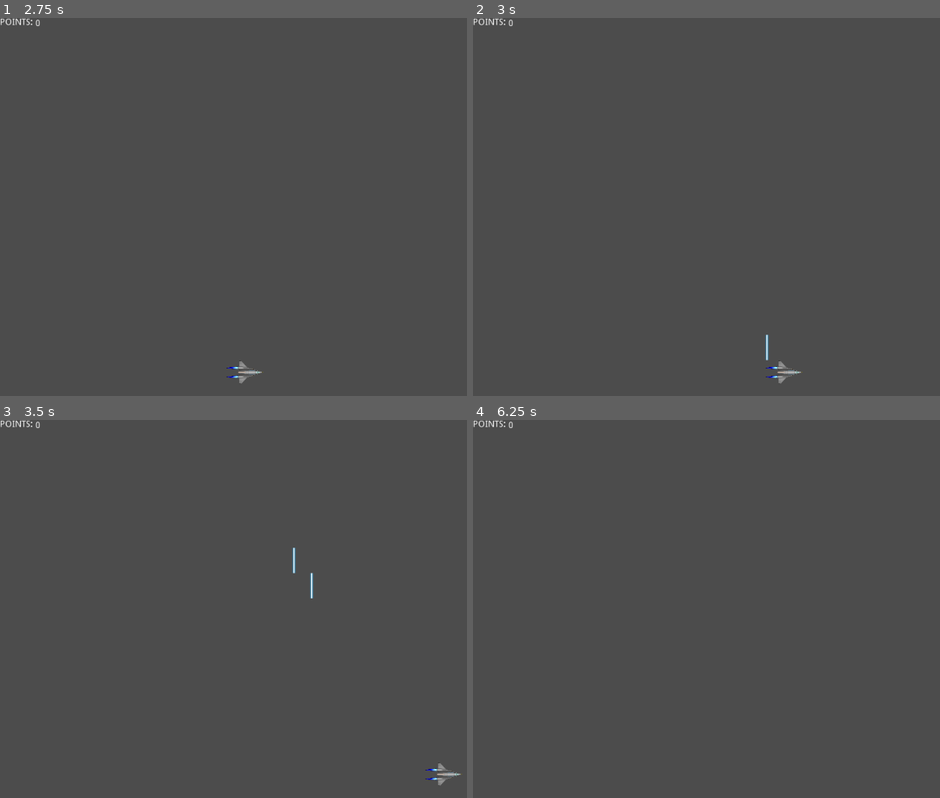
Above: before the commit, frames 1-4 (two rows, left to right).
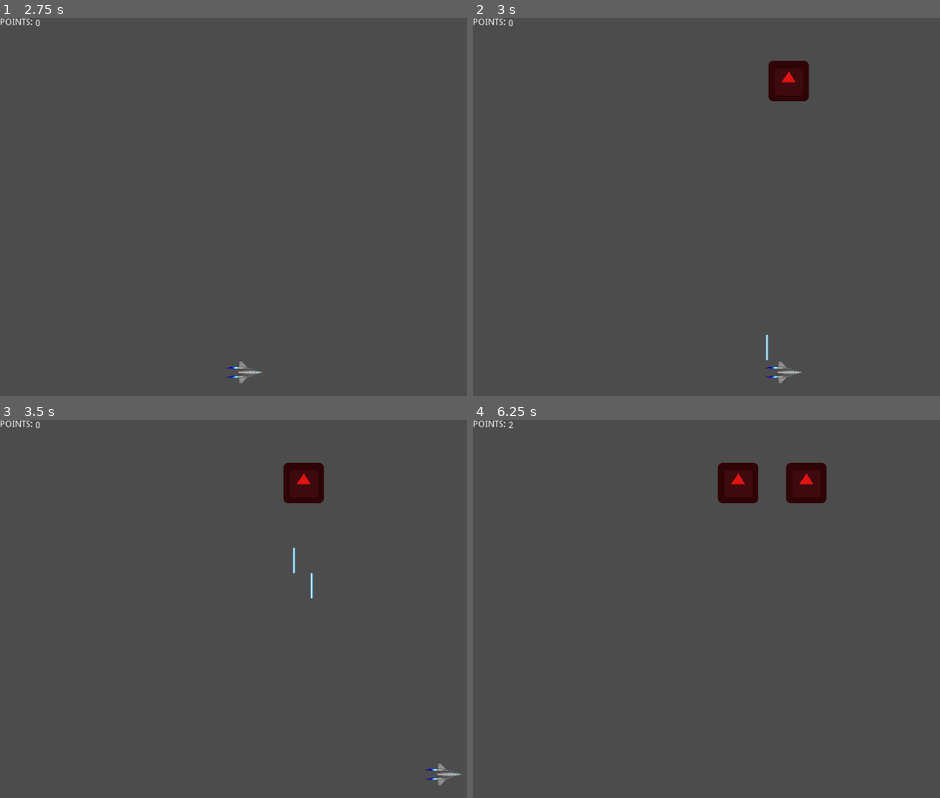
Above: after the commit, the same moments.

Repository: devGameJavali/Boar-Invaders
Game: Godot game, scene res://Root.tscn
The game is run twice, just before and just after one commit, with the same random seed, the same clock (stepped at 60 frames per second) and the same inputs. The project has no main scene, so this scene is started directly. The engine's default icon, where the game draws it, is replaced by a stand-in: a white triangle on a blue panel in a dark square.
Inputs (mouse positions are in pixels of both pictures, inside the frame that each line leads up to):
- Up to frame 1 (2.75 s): tap Enter at 0.5 s; move the mouse to (466, 188) at 0.52 s; hold Right (ui_right) 0.53-1.28 s; click (466, 188) at 0.67 s; move the mouse to (196, 225) at 1.27 s; hold Left (ui_left) 1.28-2.03 s; move the mouse to (387, 123) at 2.02 s; hold Right (ui_right) from 2.03 s (still down)
- Up to frame 2 (3 s): keep holding Right (ui_right); tap Space at 2.75 s; move the mouse to (762, 282) at 2.77 s; click (762, 282) at 2.92 s
- Up to frame 3 (3.5 s): keep holding Right (ui_right)
- Up to frame 4 (6.25 s): move the mouse to (outside the picture) at 3.52 s; release Right (ui_right) at 3.53 s; hold Left (ui_left) 3.53-5.78 s; move the mouse to (603, 552) at 4.27 s; move the mouse to (827, 609) at 5.02 s; click (827, 609) at 5.17 s; move the mouse to (697, 514) at 5.77 s; hold Right (ui_right) from 5.78 s (still down)

Frame 1 is identical in both runs. In frame 2, 0.9% of the frame differs, in the area x 63-72%, y 11-23%; in frame 3, 0.9%; in frame 4, 1.9%, in the area x 7-76%, y 0-23%.

Commit message:
Tentei fazer tween

Diff:
--- a/Enemy.gd
+++ b/Enemy.gd
@@ -1,15 +1,19 @@
 extends KinematicBody2D
-
-func _physics_process(delta):
-	var move = randi()%20
-	if move%2 ==0:
-		position.x += move
-	else:
-		position.x -= move
-
+var move:Vector2 = Vector2(0,0)
+func _ready():
+	$Tween.interpolate_property(self,"position",position,position+move,0,Tween.TRANS_LINEAR,Tween.EASE_IN)
 
 func _on_mover_timeout():
-	pass # Replace with function body.
+	move.x = randi()%50
+	print(move)
+	if int(move.x)%2 ==0:
+		move.x = -move.x
+		$Tween.interpolate_property(self,"position",position,position+move,0,Tween.TRANS_LINEAR,Tween.EASE_IN)
+		$Tween.start()
+	else:
+		$Tween.start()
+		$Tween.interpolate_property(self,"position",position,position+move,0,Tween.TRANS_LINEAR,Tween.EASE_IN)
+	print(position)
 
 
 func _on_Area2D_body_entered(body):
--- a/Enemy.tscn
+++ b/Enemy.tscn
@@ -19,7 +19,11 @@
 shape = SubResource( 1 )
 
 [node name="mover" type="Timer" parent="."]
+wait_time = 0.2
+autostart = true
 
+[node name="Tween" type="Tween" parent="."]
+playback_process_mode = 0
 [connection signal="area_entered" from="Area2D" to="." method="_on_Area2D_area_entered"]
 [connection signal="body_entered" from="Area2D" to="." method="_on_Area2D_body_entered"]
 [connection signal="timeout" from="mover" to="." method="_on_mover_timeout"]
--- a/Root.tscn
+++ b/Root.tscn
@@ -25,8 +25,7 @@
 margin_bottom = 15.629
 
 [node name="Timer" type="Timer" parent="."]
-wait_time = 10.0
+wait_time = 2.0
 autostart = true
-
 [connection signal="timeout" from="Spawner" to="." method="_on_Spawner_timeout"]
 [connection signal="timeout" from="Timer" to="." method="_on_Timer_timeout"]
